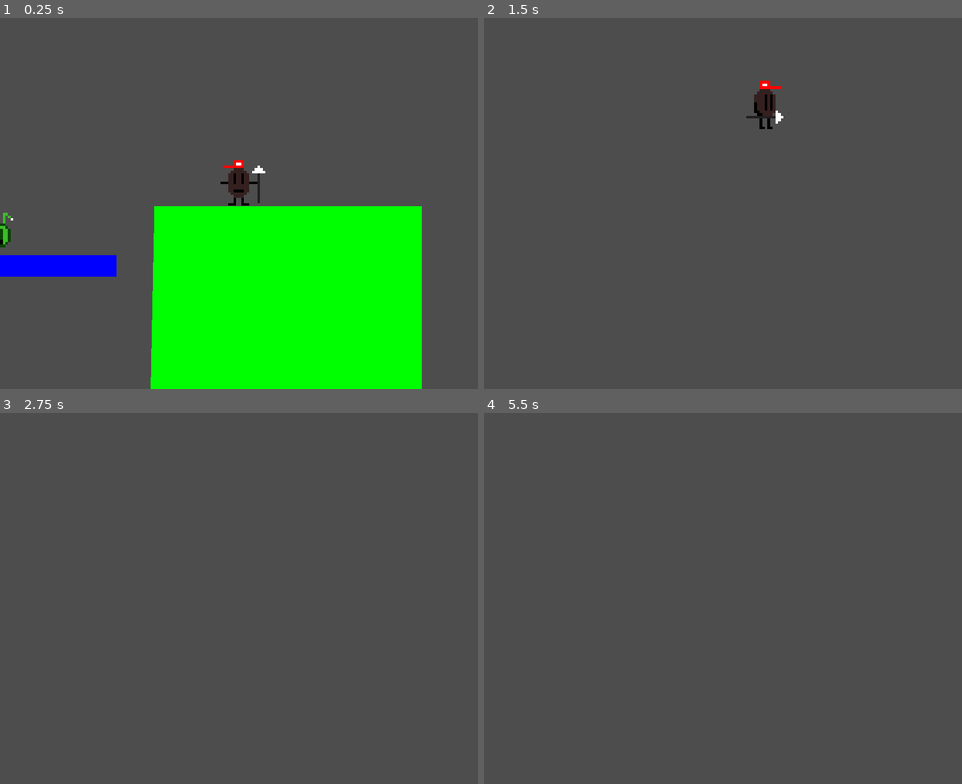
Above: before the commit, frames 1-4 (two rows, left to right).
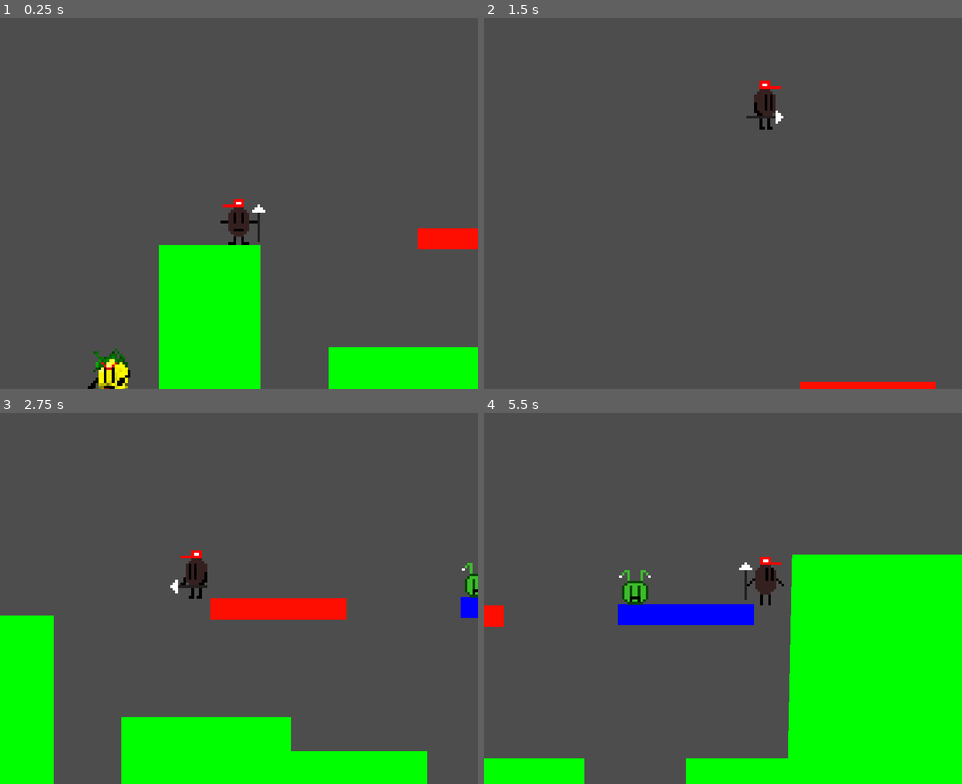
Above: after the commit, the same moments.

Repository: SonuTheNecro/GodotLearningEnvironment
Game: Godot game, scene res://level.tscn
Two runs of this game, one before a commit and one after it. Both use one fixed random seed, a clock stepped at 60 frames per second and the inputs below.
Inputs (mouse positions are in pixels of both pictures, inside the frame that each line leads up to):
- Up to frame 1 (0.25 s): no input
- Up to frame 2 (1.5 s): move the mouse to (828, 184) at 0.52 s; hold S (duck) 0.53-1.28 s; hold D (move_right) from 0.53 s (still down); tap W (jump) at 0.77, 0.8, 1.07, 1.35 s; move the mouse to (627, 222) at 1.27 s
- Up to frame 3 (2.75 s): tap W (jump) at 1.52, 1.82, 2.3 s; tap S (duck) at 1.55 s; move the mouse to (286, 516) at 2.02 s; release D (move_right) at 2.03 s; press the mouse at (286, 516) at 2.03 s; hold A (move_left) from 2.03 s (still down)
- Up to frame 4 (5.5 s): move the mouse to (699, 672) at 2.77 s; release A (move_left) at 2.78 s; release the mouse at (699, 672) at 2.78 s; hold D (move_right) 2.78-4.28 s; tap S (duck) at 2.85, 4.35 s; tap W (jump) at 3.02, 3.32, 3.77, 3.8, 4.07, 4.52, 4.82 s; move the mouse to (866, 654) at 3.52 s; hold Shift (run) 3.53-4.28 s; move the mouse to (579, 542) at 4.27 s; hold A (move_left) 4.28-5.03 s; move the mouse to (746, 598) at 5.02 s; hold D (move_right) from 5.03 s (still down); hold W (jump) from 5.03 s (still down)

The runs differ from the first frame. In frame 1, 22% of the frame differs, in the area x 0-100%, y 38-100%; in frame 2, 0.6%; in frame 3, 17%; in frame 4, 28%.

Commit message:
feat: Enemy now bounces between walls
RAYCAST IS OP WHAT

Diff:
--- a/lemon.tscn
+++ b/lemon.tscn
@@ -1,6 +1,7 @@
-[gd_scene load_steps=18 format=3 uid="uid://cwonpglp1puvs"]
+[gd_scene load_steps=19 format=3 uid="uid://cwonpglp1puvs"]
 
 [ext_resource type="Texture2D" uid="uid://bvl7o36576h7" path="res://player_sprites/lemon/lemon_death.png" id="1_gjyt1"]
+[ext_resource type="Script" path="res://scripts/lemon.gd" id="1_qfr7f"]
 [ext_resource type="Texture2D" uid="uid://txx2qdpcux07" path="res://player_sprites/lemon/lemon_idle.png" id="2_r25pe"]
 [ext_resource type="Texture2D" uid="uid://loljtoprnnr6" path="res://player_sprites/lemon/lemon_run.png" id="3_obb8t"]
 
@@ -106,17 +107,24 @@
 "speed": 5.0
 }]
 
-[sub_resource type="CapsuleShape2D" id="CapsuleShape2D_o0w12"]
+[sub_resource type="CapsuleShape2D" id="CapsuleShape2D_4twva"]
+radius = 6.0
+height = 22.0
 
 [node name="lemon" type="CharacterBody2D"]
+script = ExtResource("1_qfr7f")
 
 [node name="AnimatedSprite2D" type="AnimatedSprite2D" parent="."]
 texture_filter = 5
 position = Vector2(0, -15)
 sprite_frames = SubResource("SpriteFrames_3s5yd")
-animation = &"idle"
+animation = &"walk"
 
 [node name="CollisionShape2D" type="CollisionShape2D" parent="."]
 texture_filter = 1
-position = Vector2(0, -15)
-shape = SubResource("CapsuleShape2D_o0w12")
+position = Vector2(0, -12)
+shape = SubResource("CapsuleShape2D_4twva")
+
+[node name="RayCast2D" type="RayCast2D" parent="."]
+position = Vector2(-7, -13)
+target_position = Vector2(-3, 0)
--- a/level.tscn
+++ b/level.tscn
@@ -47,11 +47,11 @@
 script = ExtResource("1_sdvwn")
 
 [node name="player" parent="." instance=ExtResource("1_vet0b")]
-position = Vector2(1064, 304)
+position = Vector2(-232, 320)
 
 [node name="enemy" parent="." instance=ExtResource("3_yo7cm")]
-position = Vector2(608, 368)
+position = Vector2(608, 384)
 
 [node name="lemon" parent="." instance=ExtResource("4_8suju")]
-position = Vector2(-584, 768)
+position = Vector2(-408, 768)
 scale = Vector2(5, 5)
--- /dev/null
+++ b/scripts/lemon.gd
@@ -0,0 +1,20 @@
+extends CharacterBody2D
+var speed = -250
+@onready var ray_cast = $RayCast2D
+@onready var player = "res://scripts/player.gd"
+func _ready():
+	$AnimatedSprite2D.play("walk")
+
+func _physics_process(_delta):
+	if ray_cast.is_colliding() and not ray_cast.get_collider().is_in_group("player"):
+		flip()
+	velocity.x = speed
+	#print(velocity.x)
+	move_and_slide()
+
+
+func flip():
+	$AnimatedSprite2D.flip_h = !($AnimatedSprite2D.flip_h)
+	$RayCast2D.position.x *= -1
+	$RayCast2D.set_rotation_degrees(180 if $RayCast2D.get_rotation_degrees() == 0 else 0)
+	speed *= -1
--- a/scripts/player.gd
+++ b/scripts/player.gd
@@ -64,7 +64,7 @@
 		if is_on_floor():
 			current_jumps = 0
 	if Input.is_action_just_pressed("duck"):
-		velocity.y = jump_power / -2
+		velocity.y = jump_power / -2.0
 func push_back():
 	velocity.x = 500 * (-1 if $AnimatedSprite2D.flip_h else 1 )
 	velocity.y = jump_power / 1.1
